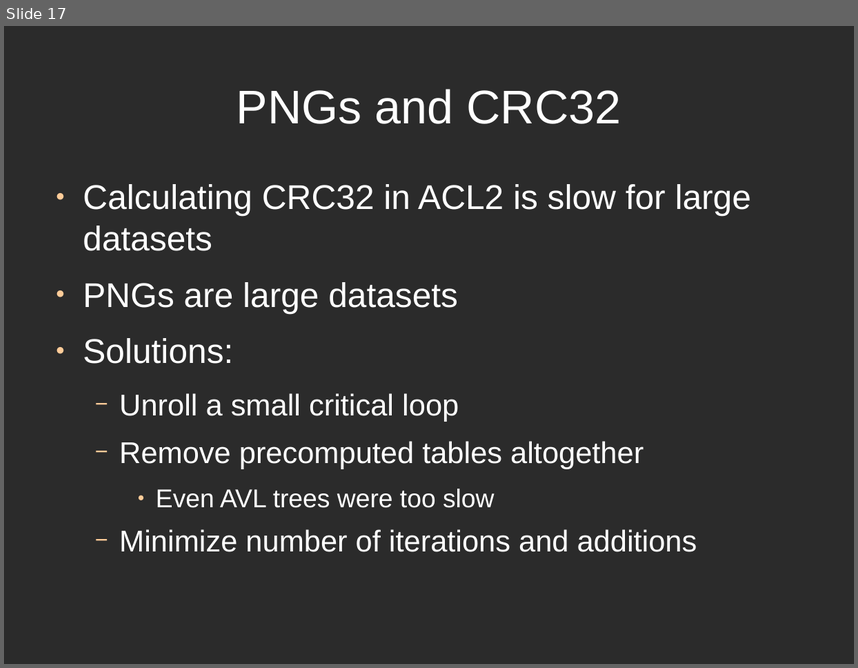
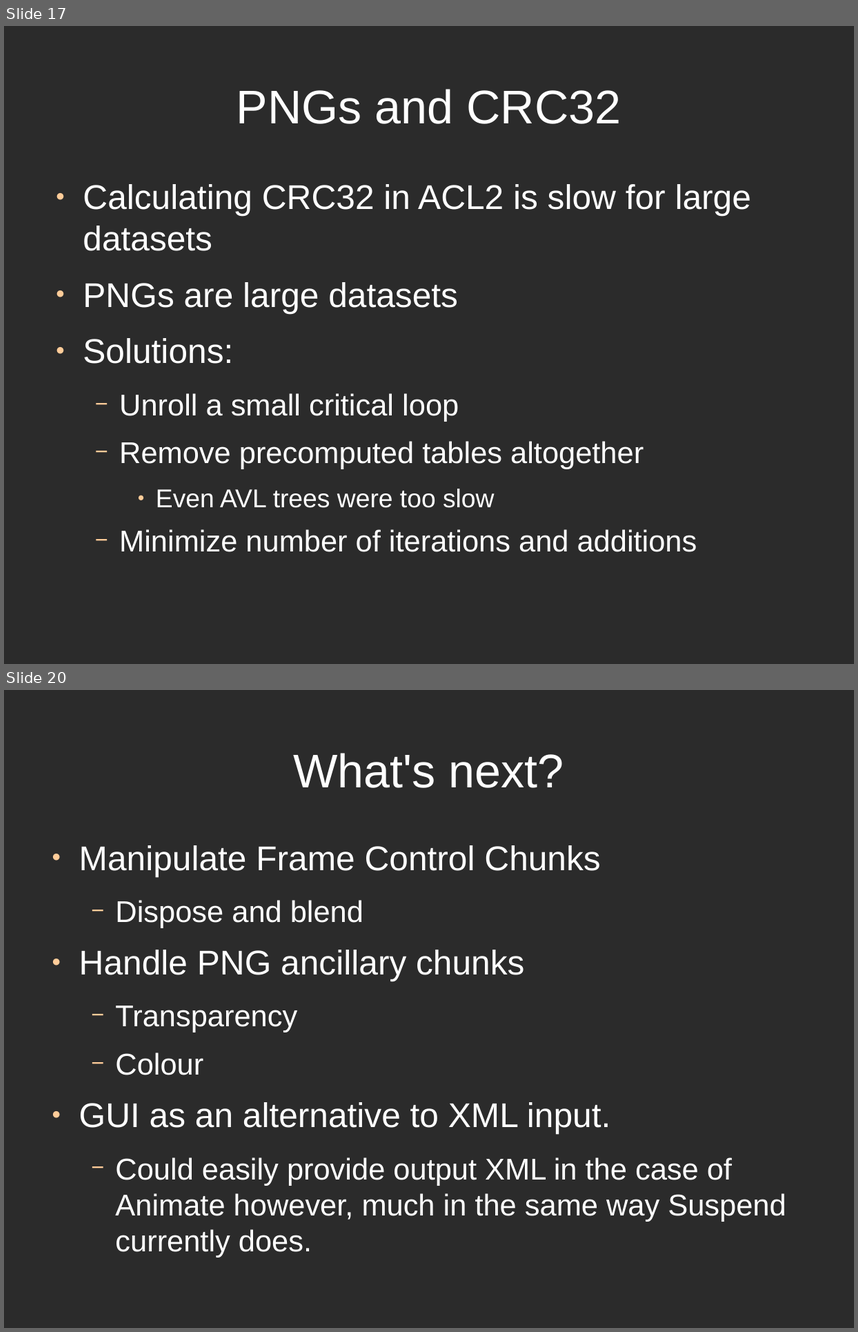
Before and after one commit to directrix1/se2, a slide deck: wip/SE2Presentation.odp. Shown one above the other, each under a label of ours: slide 17 before the commit, slides 17 and 20 after it; the slides between them are not shown. The pictures are 858x668 and 858x1332 pixels, drawn with LibreOffice and Linux fonts; fonts in the diff are those of the drawing; background and template pictures are left out; a plain dark background stands for a picture behind light text. Boxes give left, top, right and bottom in pixels: in the first picture for what was removed or moved away, otherwise in the second. Text is boxed around its words. In the diff, an @@ line names an element or a change of style, - is before the commit and + after.

```diff
--- a/wip/SE2Presentation.odp
+++ b/wip/SE2Presentation.odp
@@ slide 20 added at [4, 690, 854, 1328], background picture (left out) @@
@@ title added at [293, 753, 564, 788], 44 pt, text #FFFFFF @@
+What's next?
@@ text added at [79, 845, 786, 1257], 28 pt, text #FFFFFF @@
+● Manipulate Frame Control Chunks
+  − Dispose and blend
+● Handle PNG ancillary chunks
+  − Transparency
+  − Colour
+● GUI as an alternative to XML input.
+  − Could easily provide output XML in the case of Animate however, much in the same way Suspend currently does.
```
Also in this commit, not shown: 1 slide changed, 1 other slide added, 1 slide removed.
